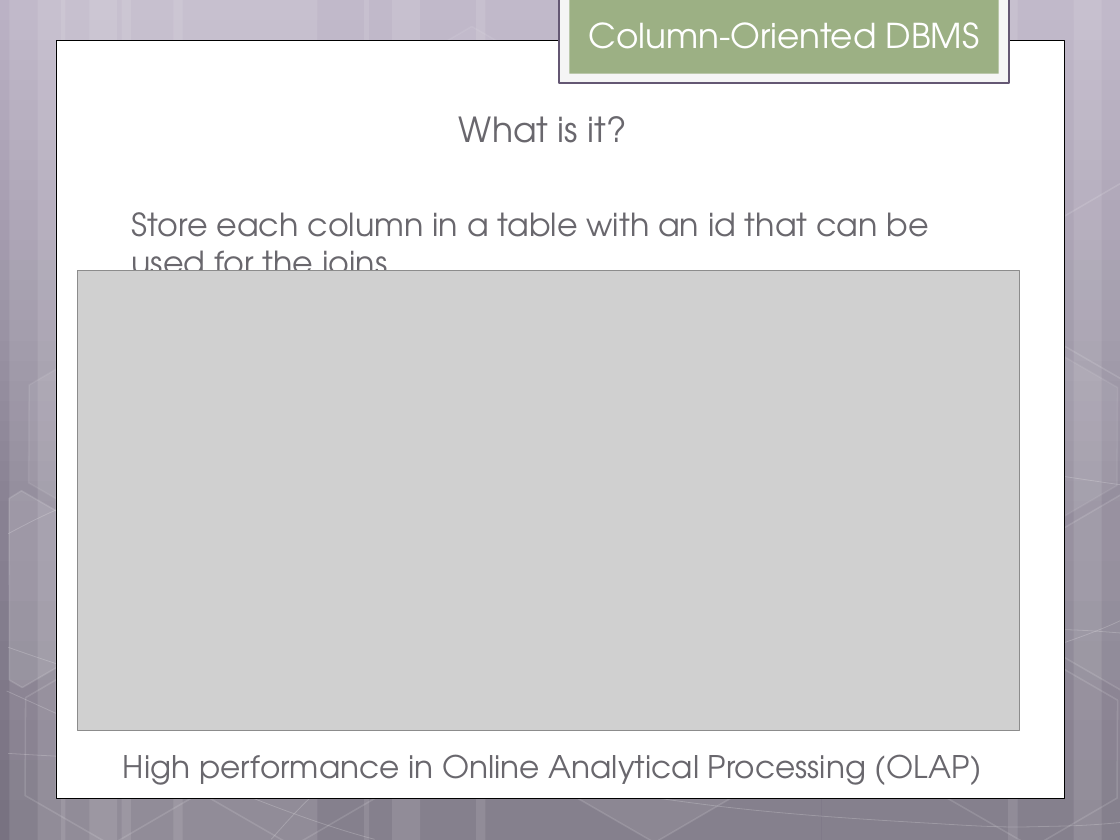
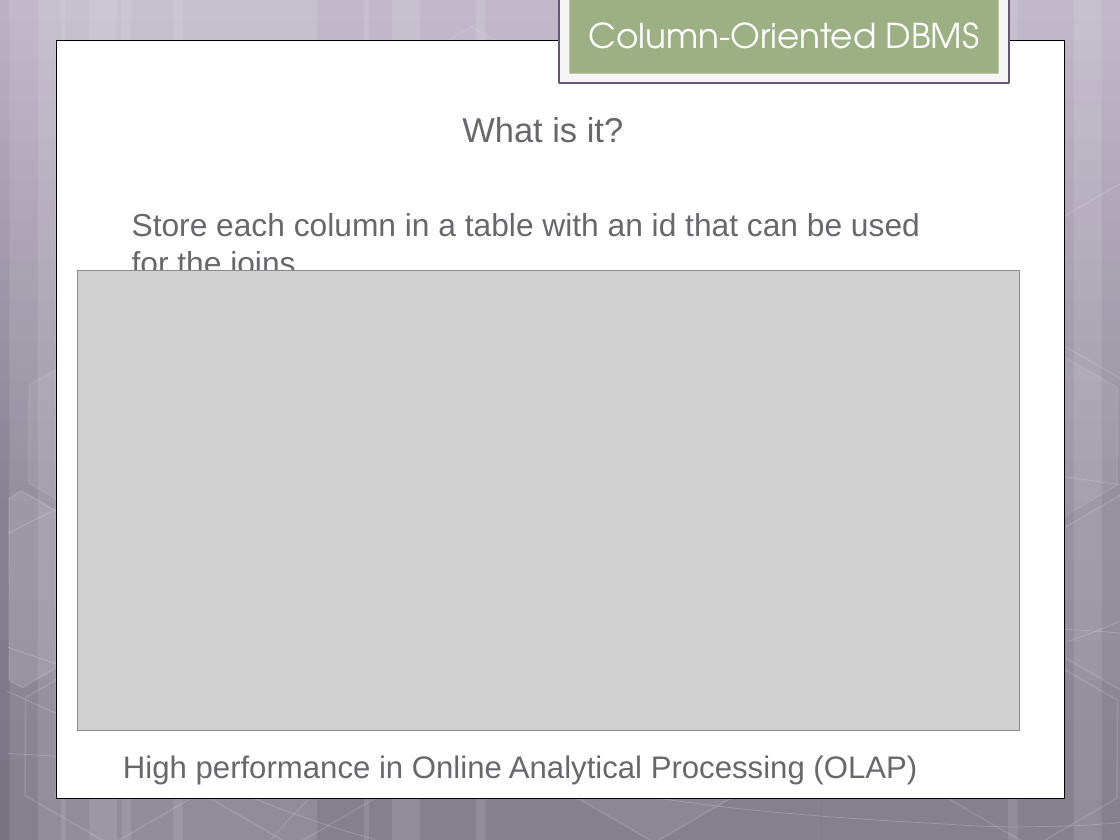
Before and after one commit to helpcat/bigdataworkshop2, a slide deck: slide 14 of slides/MonetDB workshop.pptx. Drawn at 1120x840 pixels with LibreOffice and Linux fonts; fonts in the diff are those of the drawing; grey boxes stand for pictures. Boxes give left, top, right and bottom in pixels: in the first picture for what was removed or moved away, otherwise in the second. Text is boxed around its words. In the diff, an @@ line names an element or a change of style, - is before the commit and + after.

```diff
--- a/slides/MonetDB workshop.pptx
+++ b/slides/MonetDB workshop.pptx
@@ text "What is it?" at bbox=[132, 117, 920, 271]: font TeX Gyre Adventor to Arial @@
@@ text "High performance in Online Analytical ..." at bbox=[123, 755, 917, 784]: font TeX Gyre Adventor to Arial @@
```
Also in this commit, not shown: 20 other slides changed.
